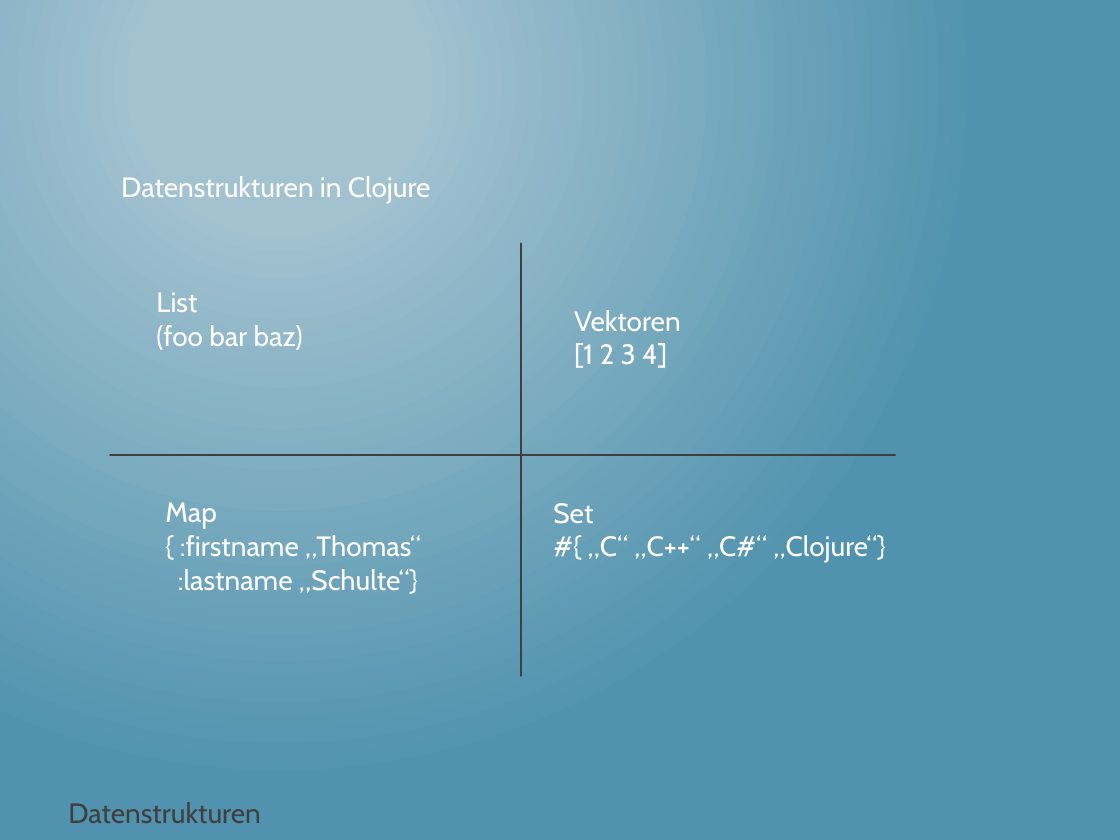
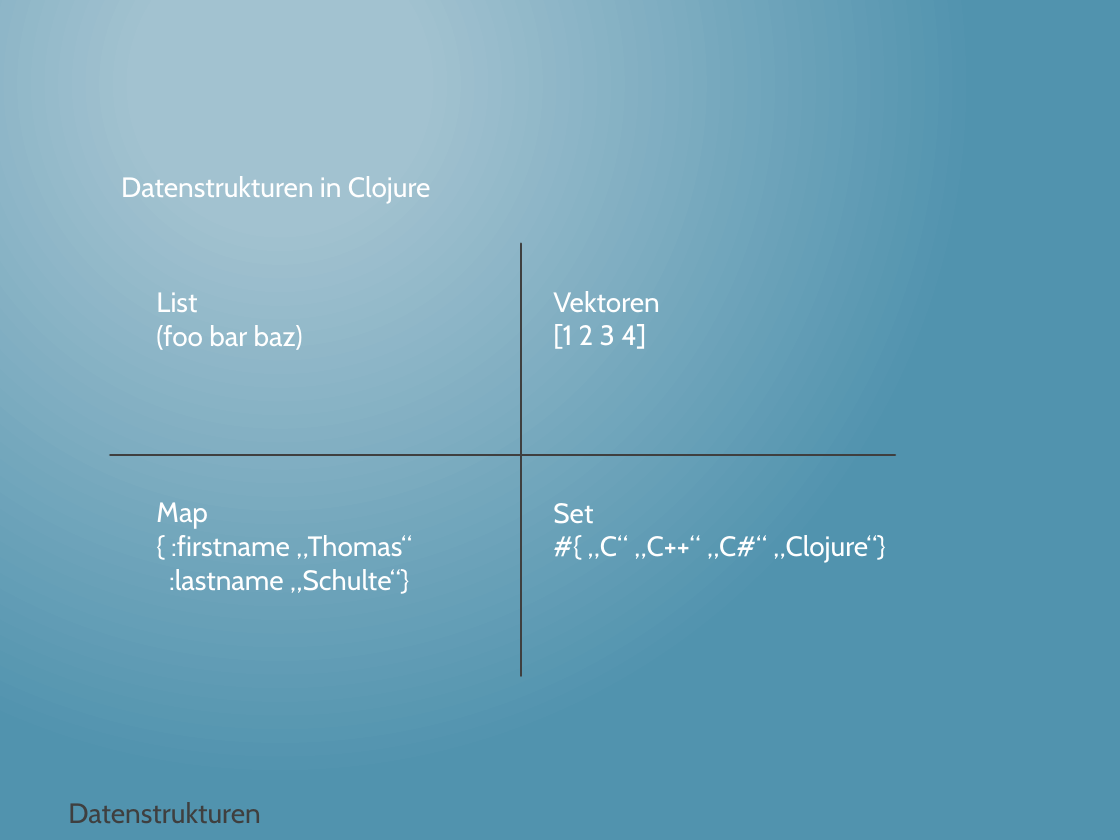
Before and after one commit to thomasschulte/ClojureUsergroupDemo, a slide deck: slide 8 of Clojure Vortrag .NET User Group.pptx. Drawn at 1120x840 pixels with LibreOffice and Linux fonts; fonts in the diff are those of the drawing. Boxes give left, top, right and bottom in pixels: in the first picture for what was removed or moved away, otherwise in the second. Text is boxed around its words. In the diff, an @@ line names an element or a change of style, - is before the commit and + after.

Commit message:
Add HOF

```diff
--- a/Clojure Vortrag .NET User Group.pptx
+++ b/Clojure Vortrag .NET User Group.pptx
@@ text "Vektoren": place and size @@
-text "Vektoren" at bbox=[574, 310, 680, 368]
+text "Vektoren" at bbox=[553, 291, 659, 349]
@@ text "Map": place and size @@
-text "Map" at bbox=[165, 502, 421, 594]
+text "Map" at bbox=[156, 502, 412, 594]
```
Also in this commit, not shown: 3 slides added.
